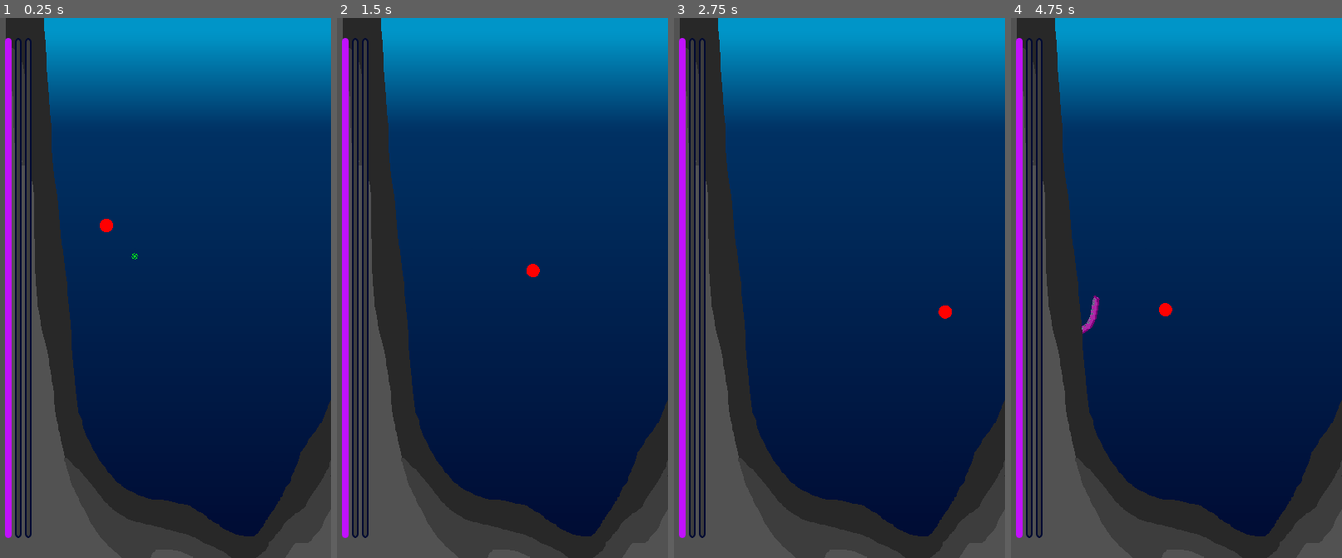
Above: before the commit, frames 1-4 (left to right).
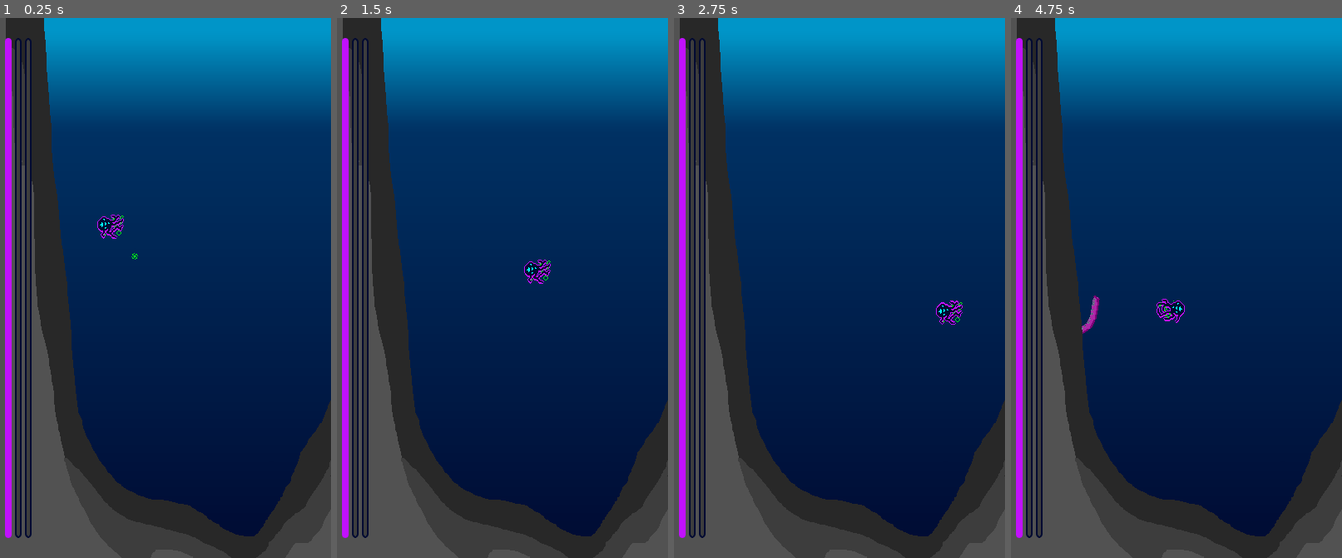
Above: after the commit, the same moments.

Repository: the-alex-g/LD57
Game: Godot game, scene res://world/world.tscn
Same seed, same stepped clock (60 frames per second), same inputs: the game is played once before the commit and once after it. The engine's default icon, where the game draws it, is replaced by a stand-in: a white triangle on a blue panel in a dark square.
Inputs (mouse positions are in pixels of both pictures, inside the frame that each line leads up to):
- Up to frame 1 (0.25 s): no input
- Up to frame 2 (1.5 s): move the mouse to (575, 261) at 0.52 s; hold D (right) 0.53-1.28 s; click (575, 261) at 0.6 s; click (575, 261) at 0.77 s; click (575, 261) at 1.07 s; move the mouse to (436, 315) at 1.27 s; hold S (down) from 1.28 s (still down); click (436, 315) at 1.35 s
- Up to frame 3 (2.75 s): click (773, 315) at 1.52 s; click (773, 315) at 1.82 s; move the mouse to (872, 169) at 2.02 s; release S (down) at 2.03 s; hold D (right) from 2.03 s (still down); click (872, 169) at 2.1 s
- Up to frame 4 (4.75 s): move the mouse to (1159, 396) at 2.77 s; release D (right) at 2.78 s; hold W (up) 2.78-3.53 s; click (1159, 396) at 2.85 s; click (1159, 396) at 3.02 s; click (1159, 396) at 3.32 s; move the mouse to (1275, 369) at 3.52 s; hold A (left) from 3.53 s (still down); click (1275, 369) at 3.6 s; click (1275, 369) at 3.77 s; click (1275, 369) at 4.07 s; move the mouse to (1077, 207) at 4.27 s; click (1077, 207) at 4.35 s; click (1077, 207) at 4.52 s

The runs differ from the first frame. In frame 1, 0.2% of the frame differs, in the area x 29-38%, y 36-41%; in frame 2, 0.2%; in frame 3, 0.2%; in frame 4, 0.3%, in the area x 43-53%, y 52-57%.

Commit message:
Add player art

Diff:
--- /dev/null
+++ b/project/player/outline.gdshader
@@ -0,0 +1,30 @@
+shader_type canvas_item;
+
+uniform vec4 outline_color : source_color;
+
+bool check_pixel(vec2 position, sampler2D txtr) {
+	vec4 color_at_position = texture(txtr, position);
+	if (
+		position.x > 1.0 || position.x < 0.0 ||
+		position.y < 0.0 || position.y > 1.0
+	) {
+		return false;
+	} else {
+		return color_at_position.a > 0.9 && length(color_at_position.rgb) < 0.5;
+	}
+}
+
+void fragment() {
+	float pixel_size = TEXTURE_PIXEL_SIZE.x;
+
+	if (COLOR.a < 0.1) {
+		if (
+			check_pixel(UV + vec2(pixel_size, 0.0), TEXTURE) ||
+			check_pixel(UV + vec2(-pixel_size, 0.0), TEXTURE) ||
+			check_pixel(UV + vec2(0.0, pixel_size), TEXTURE) ||
+			check_pixel(UV + vec2(0.0, -pixel_size), TEXTURE)
+		) {
+			COLOR = outline_color;
+		}
+	}
+}
--- a/project/player/player.gd
+++ b/project/player/player.gd
@@ -34,7 +34,8 @@
 		update_health.emit(_health)
 
 @onready var screen_height := DisplayServer.window_get_size().y
-@onready var _jump_cursor := $Sprite2D
+@onready var _jump_cursor := $Cursor
+@onready var _body := $Body
 
 
 func _physics_process(delta: float) -> void:
@@ -52,6 +53,9 @@
 		_jump_cursor.show()
 	else:
 		_jump_cursor.hide()
+
+	if input_direction.x != 0:
+		_body.flip_h = input_direction.x < 0
 
 	velocity += input_direction * get_accel() * delta
 	velocity -= velocity * get_friction() * delta
@@ -149,10 +153,6 @@
 	_heal_clock = 0.0
 
 
-func _draw() -> void:
-	draw_circle(Vector2.ZERO, 8, Color.RED)
-
-
 func _on_world_game_over(win: bool) -> void:
 	if not win:
 		_game_over = true
--- a/project/player/player.tscn
+++ b/project/player/player.tscn
@@ -1,9 +1,65 @@
-[gd_scene load_steps=4 format=3 uid="uid://c8y5djf4j8k31"]
+[gd_scene load_steps=14 format=3 uid="uid://c8y5djf4j8k31"]
 
 [ext_resource type="Script" uid="uid://la1hrbsvcrg2" path="res://player/player.gd" id="1_oul6g"]
 [ext_resource type="Texture2D" uid="uid://d2lntyf004iax" path="res://player/cursor.png" id="2_rkbax"]
+[ext_resource type="Texture2D" uid="uid://ci186krus68go" path="res://player/player.png" id="3_g1dw6"]
+[ext_resource type="Shader" uid="uid://dt2j4cg7cj246" path="res://player/outline.gdshader" id="3_yw30f"]
 
 [sub_resource type="CircleShape2D" id="CircleShape2D_kqu6x"]
+
+[sub_resource type="ShaderMaterial" id="ShaderMaterial_qjkh3"]
+shader = ExtResource("3_yw30f")
+shader_parameter/outline_color = Color(0.756863, 0.0666667, 0.992157, 1)
+
+[sub_resource type="AtlasTexture" id="AtlasTexture_yw30f"]
+atlas = ExtResource("3_g1dw6")
+region = Rect2(0, 0, 34, 34)
+
+[sub_resource type="AtlasTexture" id="AtlasTexture_qjkh3"]
+atlas = ExtResource("3_g1dw6")
+region = Rect2(34, 0, 34, 34)
+
+[sub_resource type="AtlasTexture" id="AtlasTexture_g6k8r"]
+atlas = ExtResource("3_g1dw6")
+region = Rect2(0, 34, 34, 34)
+
+[sub_resource type="AtlasTexture" id="AtlasTexture_boad6"]
+atlas = ExtResource("3_g1dw6")
+region = Rect2(34, 34, 34, 34)
+
+[sub_resource type="AtlasTexture" id="AtlasTexture_rgyib"]
+atlas = ExtResource("3_g1dw6")
+region = Rect2(0, 68, 34, 34)
+
+[sub_resource type="AtlasTexture" id="AtlasTexture_hg6s5"]
+atlas = ExtResource("3_g1dw6")
+region = Rect2(34, 68, 34, 34)
+
+[sub_resource type="SpriteFrames" id="SpriteFrames_boad6"]
+animations = [{
+"frames": [{
+"duration": 1.0,
+"texture": SubResource("AtlasTexture_yw30f")
+}, {
+"duration": 1.0,
+"texture": SubResource("AtlasTexture_qjkh3")
+}, {
+"duration": 1.0,
+"texture": SubResource("AtlasTexture_g6k8r")
+}, {
+"duration": 1.0,
+"texture": SubResource("AtlasTexture_boad6")
+}, {
+"duration": 1.0,
+"texture": SubResource("AtlasTexture_rgyib")
+}, {
+"duration": 1.0,
+"texture": SubResource("AtlasTexture_hg6s5")
+}],
+"loop": true,
+"name": &"default",
+"speed": 5.0
+}]
 
 [node name="Player" type="CharacterBody2D"]
 script = ExtResource("1_oul6g")
@@ -11,5 +67,13 @@
 [node name="CollisionShape2D" type="CollisionShape2D" parent="."]
 shape = SubResource("CircleShape2D_kqu6x")
 
-[node name="Sprite2D" type="Sprite2D" parent="."]
+[node name="Cursor" type="Sprite2D" parent="."]
 texture = ExtResource("2_rkbax")
+
+[node name="Body" type="AnimatedSprite2D" parent="."]
+texture_filter = 1
+material = SubResource("ShaderMaterial_qjkh3")
+position = Vector2(6, 0)
+sprite_frames = SubResource("SpriteFrames_boad6")
+autoplay = "default"
+frame_progress = 0.237153
Not shown, added: project/player/outline.gdshader.uid
Binary file added: project/player/player.png
Not shown, added: project/player/player.png.import
